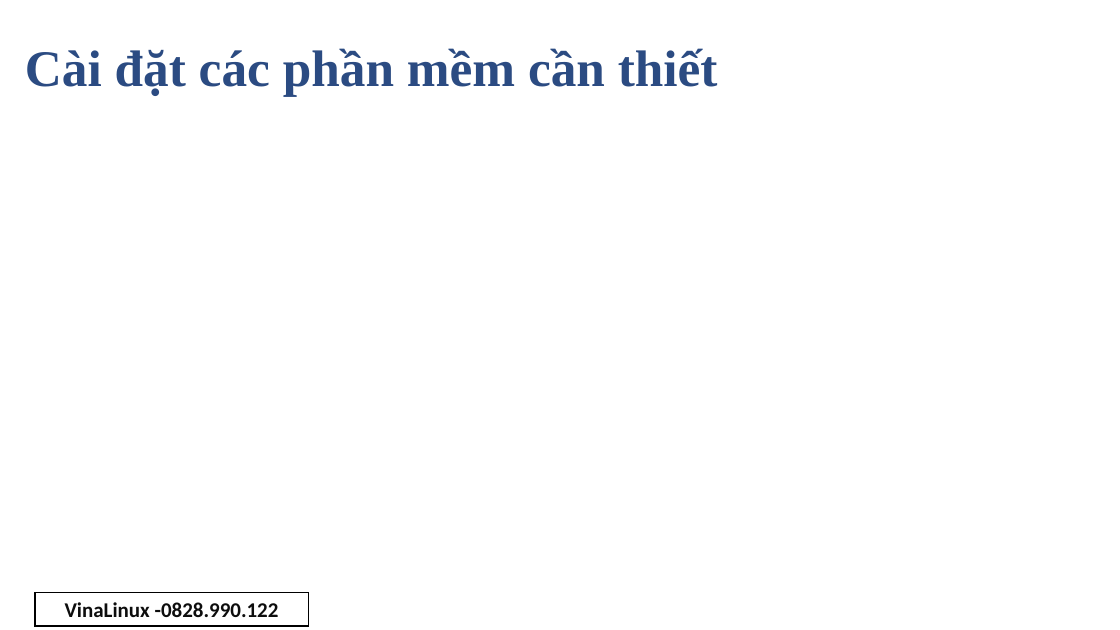
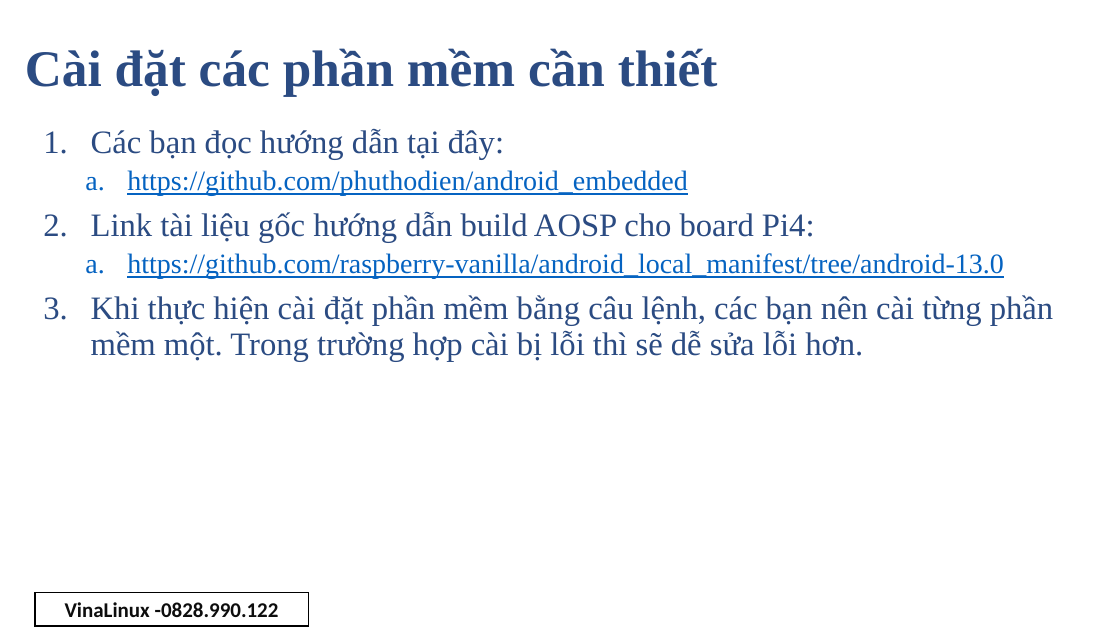
Before and after one commit to phuthodien/android_embedded, a slide deck: slide 5 of unit1_build_aosp_for_pi/build_aosp.pptx. Drawn at 1120x630 pixels with LibreOffice and Linux fonts; fonts in the diff are those of the drawing; background and template pictures are left out. Boxes give left, top, right and bottom in pixels: in the first picture for what was removed or moved away, otherwise in the second. Text is boxed around its words. In the diff, an @@ line names an element or a change of style, - is before the commit and + after.

Commit message:
Update unit1
Update slide for Unit1 - build aosp for pi

```diff
--- a/unit1_build_aosp_for_pi/build_aosp.pptx
+++ b/unit1_build_aosp_for_pi/build_aosp.pptx
@@ text added at [91, 129, 1053, 361], 28 pt, text #2B4B82 @@
+1. Các bạn đọc hướng dẫn tại đây:
+  a. https://github.com/phuthodien/android_embedded
+2. Link tài liệu gốc hướng dẫn build AOSP cho board Pi4:
+  a. https://github.com/raspberry-vanilla/android_local_manifest/tree/android-13.0
+3. Khi thực hiện cài đặt phần mềm bằng câu lệnh, các bạn nên cài từng phần mềm một. Trong trường hợp cài bị lỗi thì sẽ dễ sửa lỗi hơn.
```
Also in this commit, not shown: 2 other slides changed.
